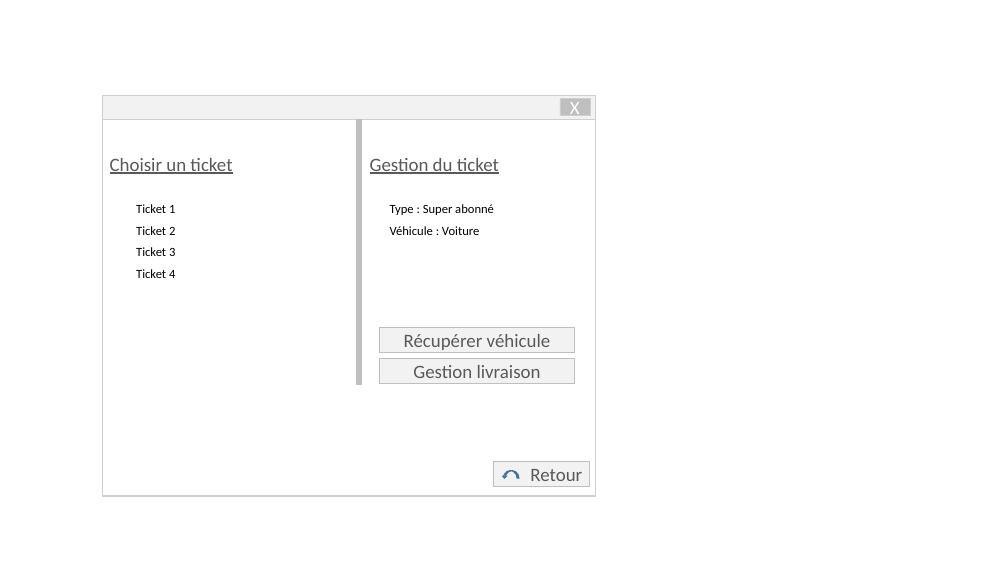
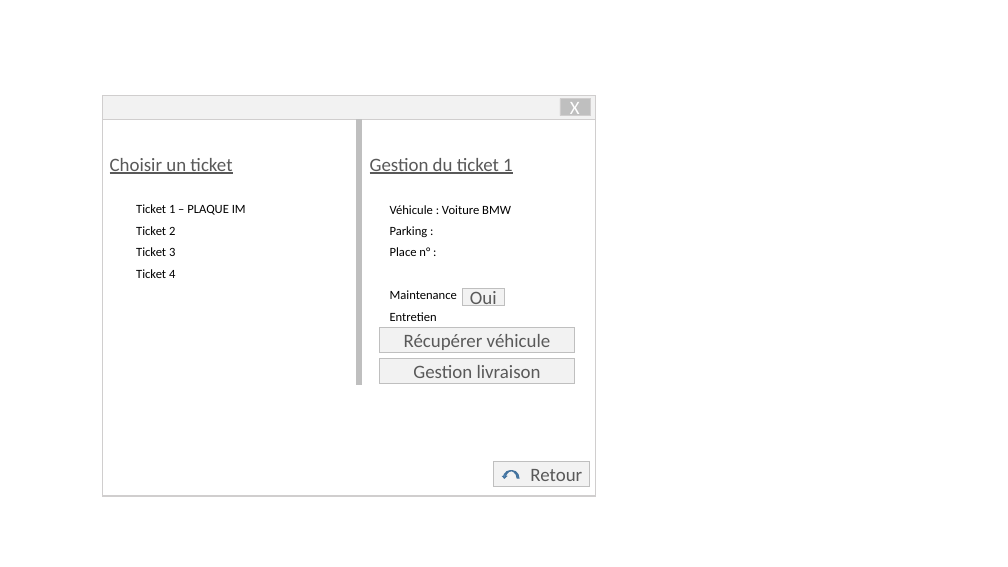
Before and after one commit to YoannGa/PTUT2018, a slide deck: slide 3 of Documentation/maquette.pptx. Drawn at 1008x567 pixels with LibreOffice and Linux fonts; fonts in the diff are those of the drawing. Boxes give left, top, right and bottom in pixels: in the first picture for what was removed or moved away, otherwise in the second. Text is boxed around its words. In the diff, an @@ line names an element or a change of style, - is before the commit and + after.

```diff
--- a/Documentation/maquette.pptx
+++ b/Documentation/maquette.pptx
@@ text at (370, 158, 513, 174): text changed @@
-Gestion du ticket
+Gestion du ticket 1
@@ text at (136, 204, 246, 215): text changed @@
-Ticket 1
+Ticket 1 – PLAQUE IM
@@ text at (390, 205, 511, 321): text changed @@
-Type : Super abonné
-Véhicule : Voiture
+Véhicule : Voiture BMW
+Parking :
+Place n° :
+Maintenance
+Entretien
@@ rectangle added at (462, 288, 504, 306), fill #F2F2F2, outline #BFBFBF 1 pt, 18 pt, text #595959 @@
+Oui
```
Also in this commit, not shown: 1 other slide changed, 1 slide added, 1 slide removed.
